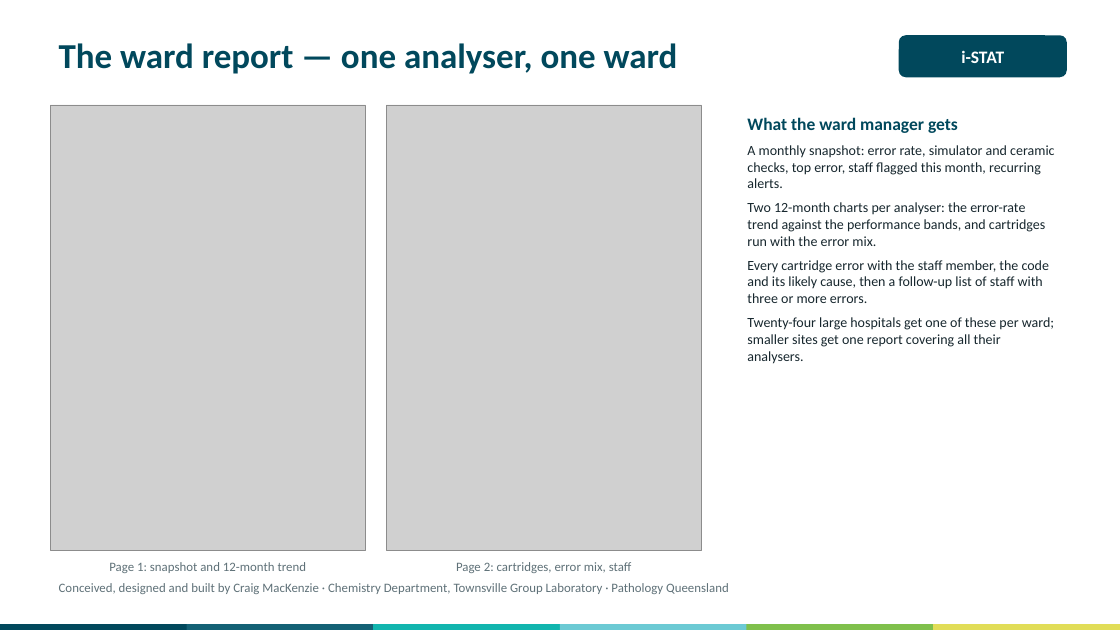
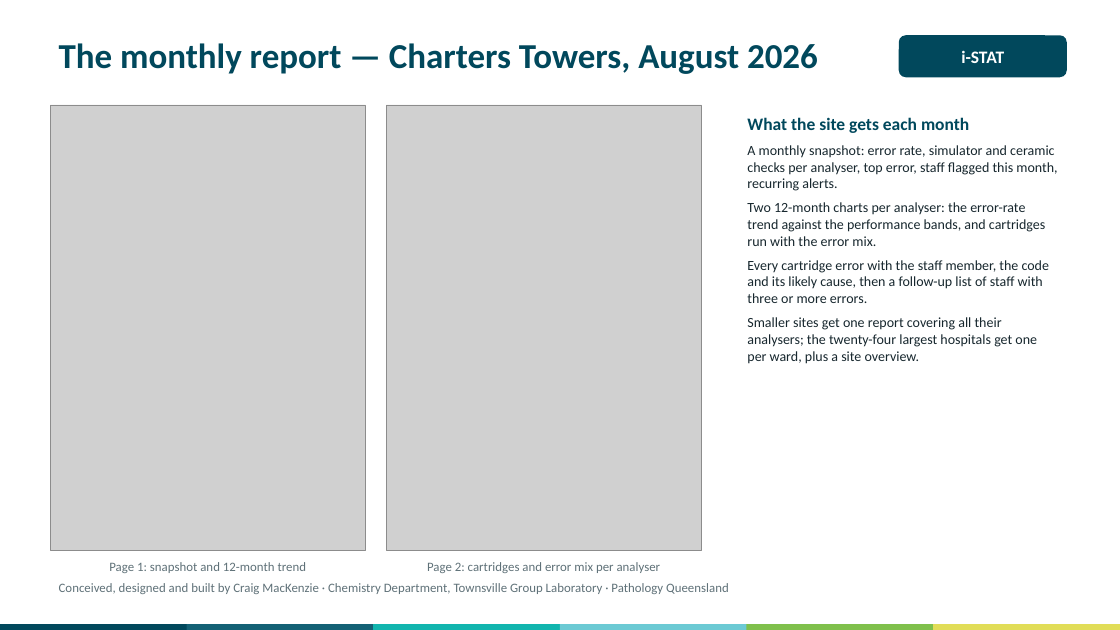
Before and after one commit to swornsealed/Report-app, a slide deck: slide 4 of PQ_Report_Generator_Overview_for_Managers.pptx. Drawn at 1120x630 pixels with LibreOffice and Linux fonts; fonts in the diff are those of the drawing; grey boxes stand for pictures. Boxes give left, top, right and bottom in pixels: in the first picture for what was removed or moved away, otherwise in the second. Text is boxed around its words. In the diff, an @@ line names an element or a change of style, - is before the commit and + after.

```diff
--- a/PQ_Report_Generator_Overview_for_Managers.pptx
+++ b/PQ_Report_Generator_Overview_for_Managers.pptx
@@ text at bbox=[59, 43, 818, 74]: text changed @@
-The ward report — one analyser, one ward
+The monthly report — Charters Towers, August 2026
@@ text at bbox=[747, 117, 1057, 191]: text changed @@
-What the ward manager gets
-A monthly snapshot: error rate, simulator and ceramic checks, top error, staff flagged this month, recurring alerts.
+What the site gets each month
+A monthly snapshot: error rate, simulator and ceramic checks per analyser, top error, staff flagged this month, recurring alerts.
@@ text at bbox=[747, 317, 1037, 364]: text changed @@
-Twenty-four large hospitals get one of these per ward; smaller sites get one report covering all their analysers.
+Smaller sites get one report covering all their analysers; the twenty-four largest hospitals get one per ward, plus a site overview.
@@ text at bbox=[427, 562, 661, 573]: text changed @@
-Page 2: cartridges, error mix, staff
+Page 2: cartridges and error mix per analyser
```
Also in this commit, not shown: 8 other files.
